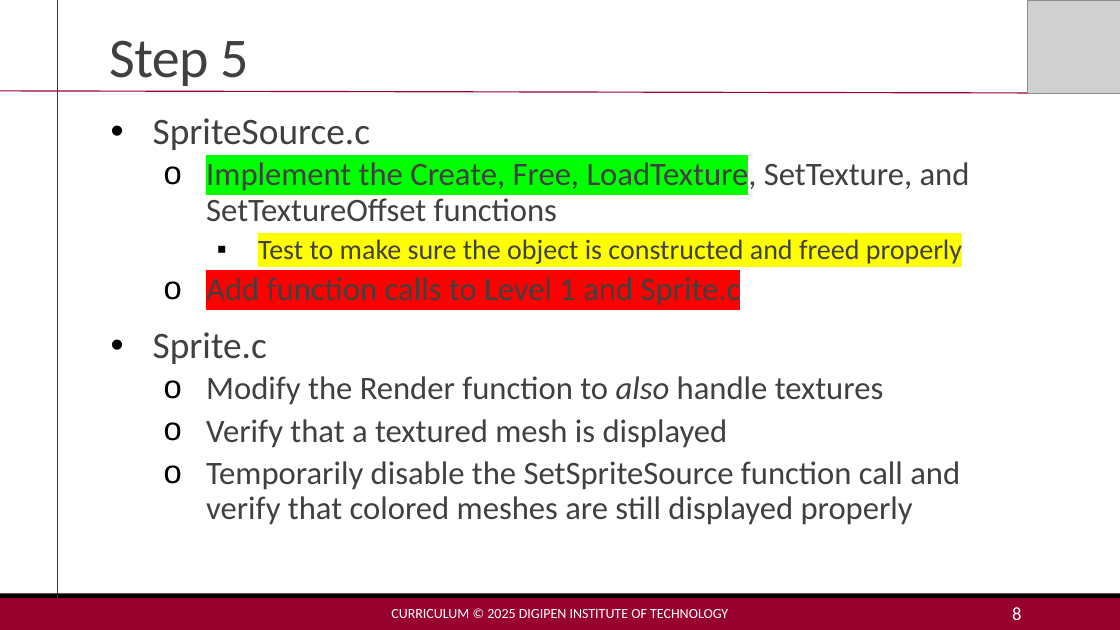
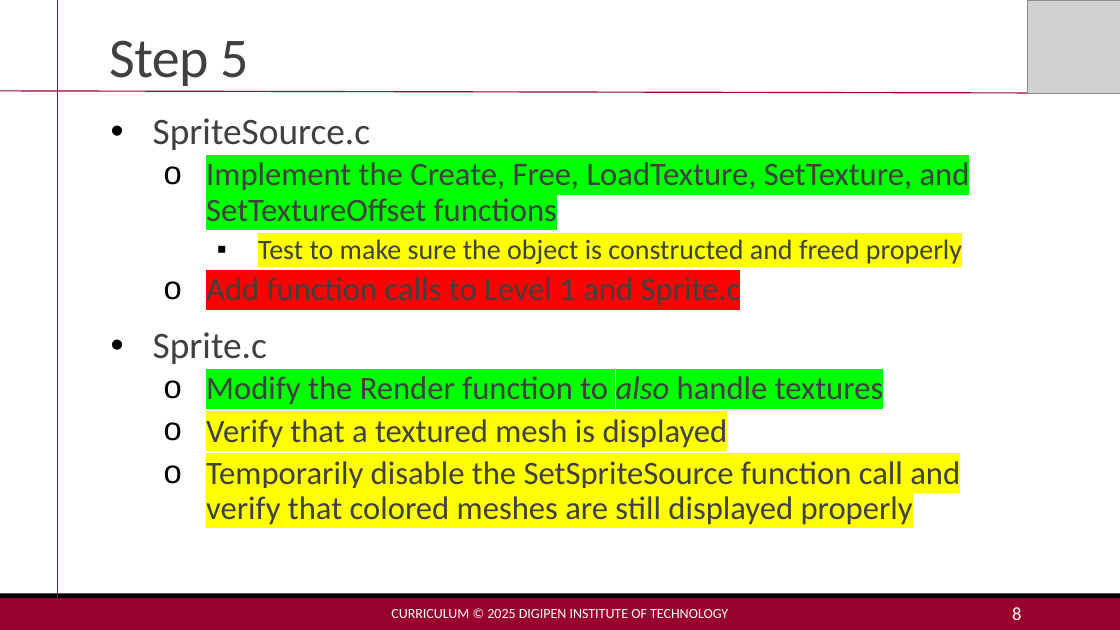
Before and after one commit to MakoJBryant/cs-230-project-game-engine, a slide deck: slide 8 of Project2-Lecture.pptx. Drawn at 1120x630 pixels with LibreOffice and Linux fonts; fonts in the diff are those of the drawing; grey boxes stand for pictures. Boxes give left, top, right and bottom in pixels: in the first picture for what was removed or moved away, otherwise in the second. Text is boxed around its words. In the diff, an @@ line names an element or a change of style, - is before the commit and + after.

```diff
--- a/Project2-Lecture.pptx
+++ b/Project2-Lecture.pptx
@@ text at <box>206,159,970,525</box>: highlight none to #00FF00 in "LoadTexture, SetTexture, and SetTextureOffset functions", "Modify the Render function to also handle ..."; highlight none to #FFFF00 in "Verify that a textured mesh is displayed", "Temporarily disable the SetSpriteSource function call and ..." @@
```
Also in this commit, not shown: 3 other slides changed, 4 other files.
